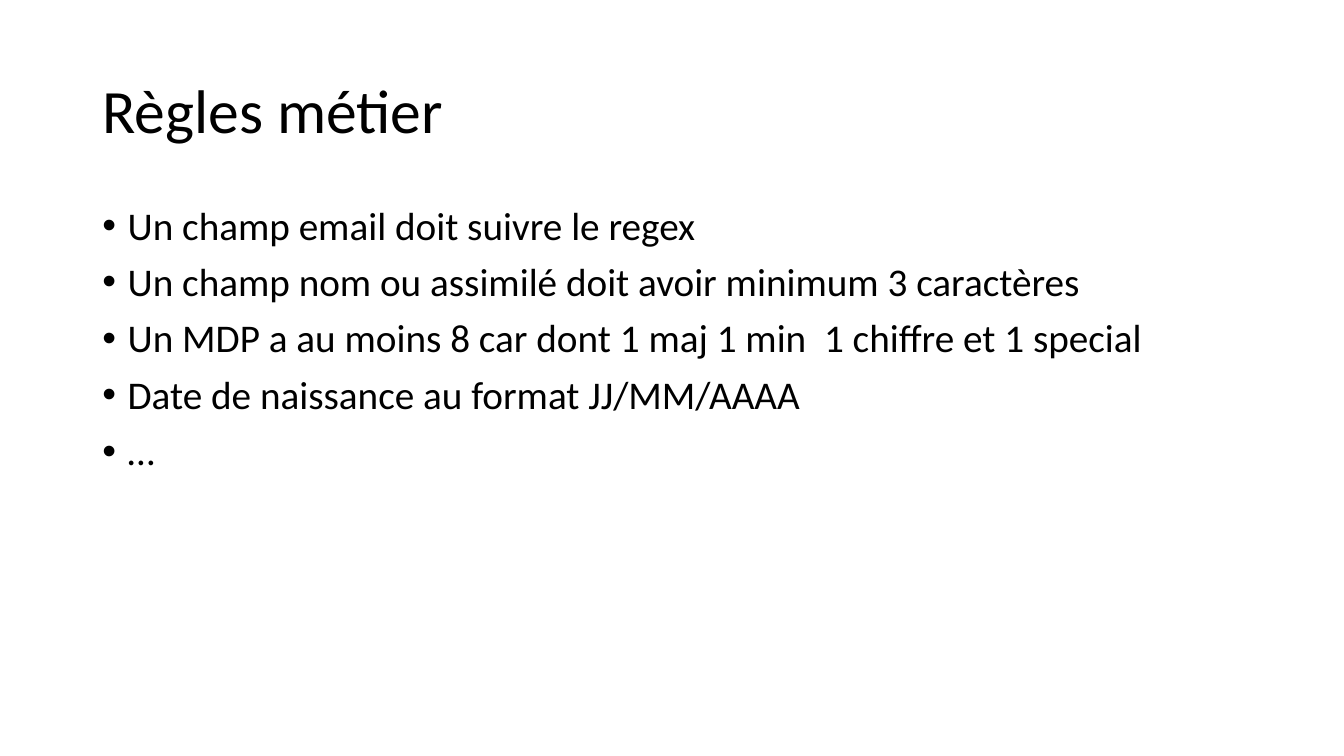
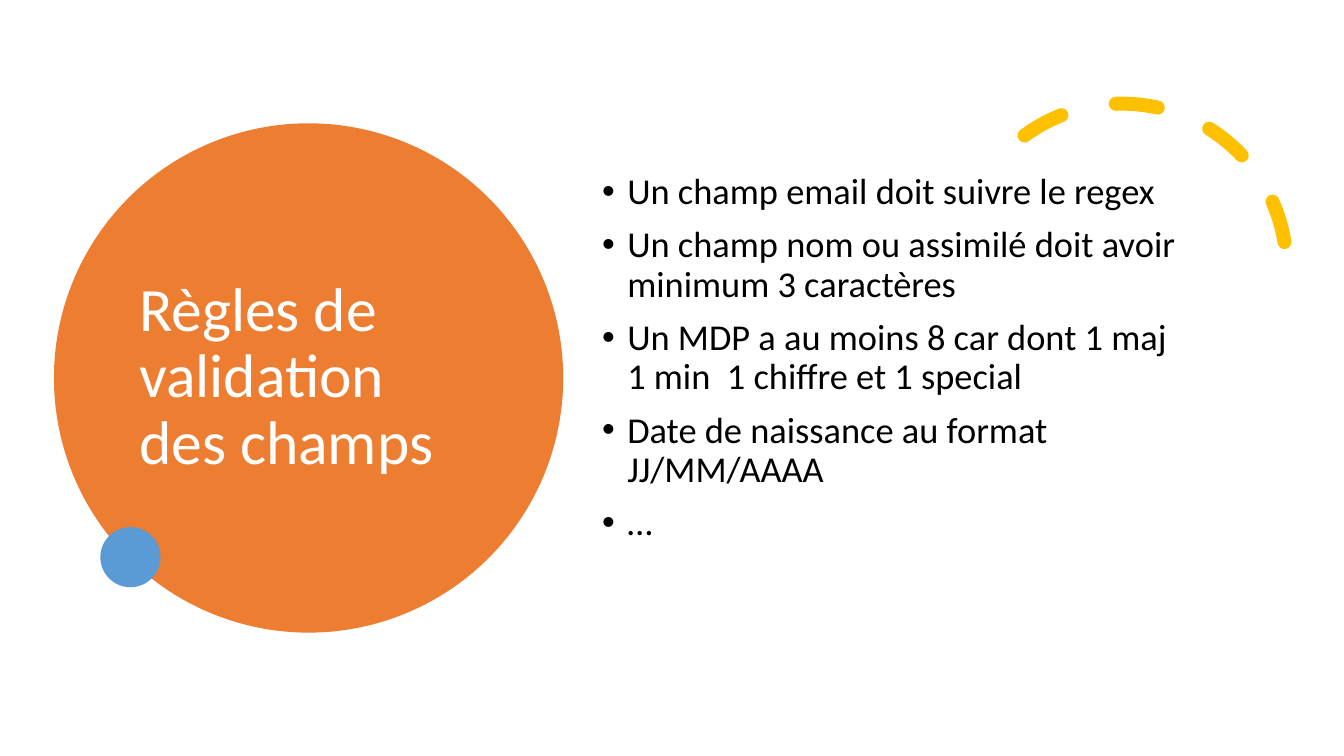
Before and after one commit to JongCHONG/EfreiM1DevManager, a slide deck: slide 18 of TESTS FONCTIONNELS, E2E, DE NON REGRESSION ET DE PERFORMANCE/Test Fonctionnels E2E.pptx. Drawn at 1344x756 pixels with LibreOffice and Linux fonts; fonts in the diff are those of the drawing. Boxes give left, top, right and bottom in pixels: in the first picture for what was removed or moved away, otherwise in the second. Text is boxed around its words. In the diff, an @@ line names an element or a change of style, - is before the commit and + after.

```diff
--- a/TESTS FONCTIONNELS, E2E, DE NON REGRESSION ET DE PERFORMANCE/Test Fonctionnels E2E.pptx
+++ b/TESTS FONCTIONNELS, E2E, DE NON REGRESSION ET DE PERFORMANCE/Test Fonctionnels E2E.pptx
@@ arc (boxed as its full ellipse) added at (x1=898, y1=44, x2=1344, y2=494), outline #FFC000 10 pt dashed @@
@@ ellipse added at (x1=53, y1=123, x2=563, y2=632), fill #ED7D31 @@
@@ text "Un champ email doit suivre ..." moved from (x1=128, y1=212, x2=1142, y2=411) to (x1=627, y1=178, x2=1175, y2=484) @@
@@ text "Un champ email doit suivre ..." at (x1=627, y1=178, x2=1175, y2=484): size 28 to 26 pt @@
@@ title at (x1=139, y1=288, x2=433, y2=474): text changed; text colour #000000 to #FFFFFF @@
-Règles métier
+Règles de validation des champs
@@ ellipse added at (x1=101, y1=527, x2=161, y2=588), fill #5B9BD5 @@
```
Also in this commit, not shown: 2 other slides changed, 11 slides added, 24 other files.
